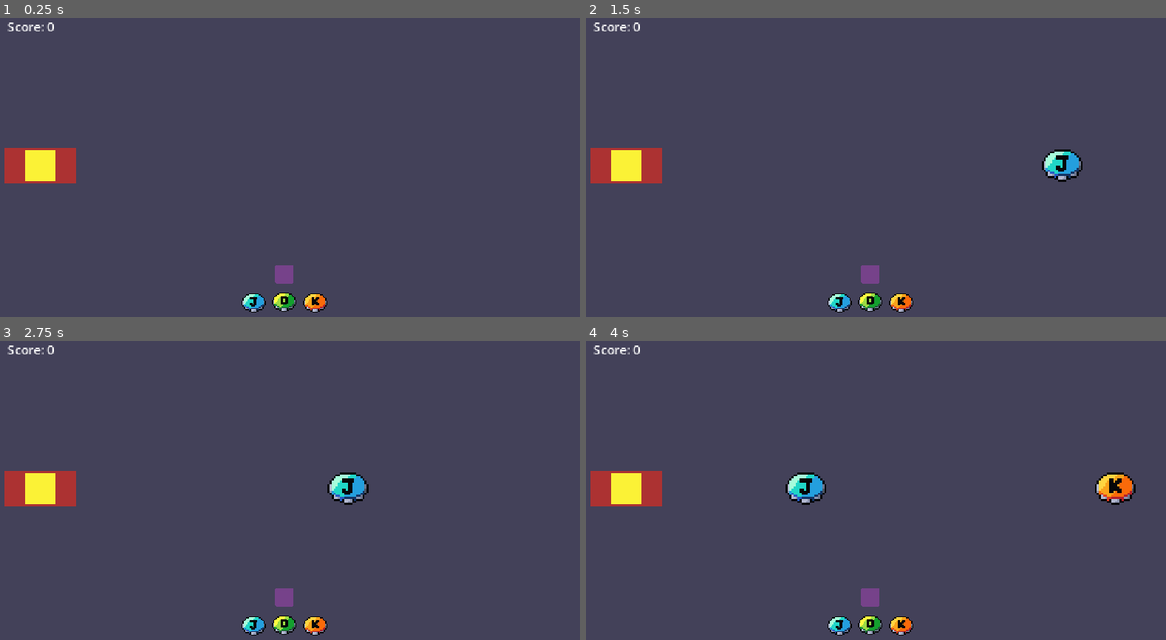
Above: before the commit, frames 1-4 (two rows, left to right).
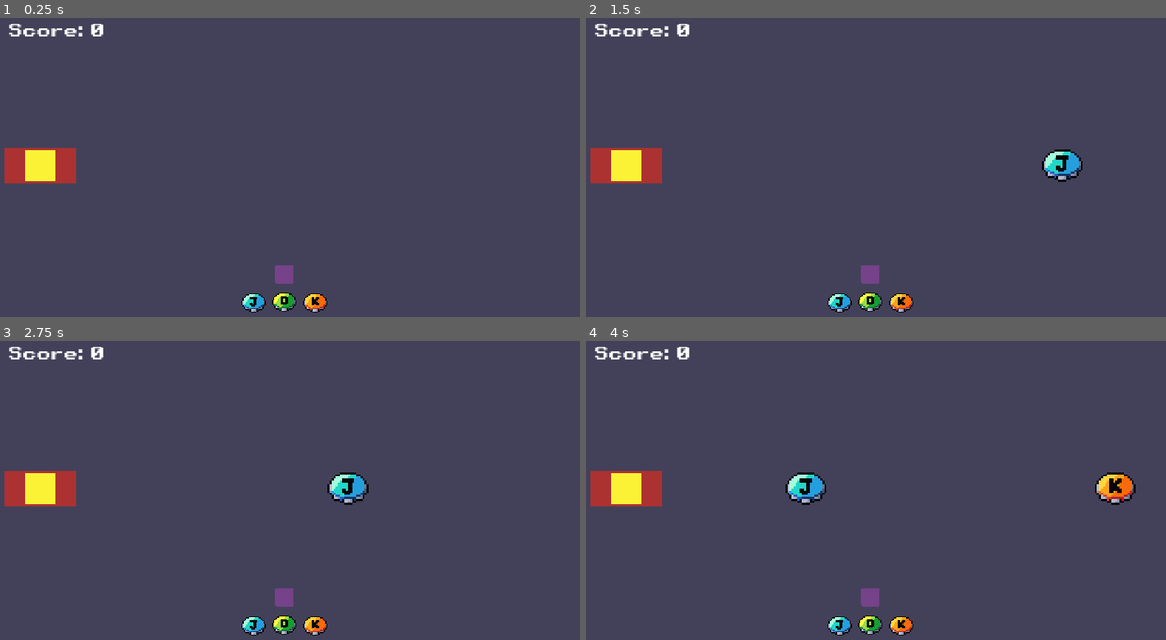
Above: after the commit, the same moments.

Repository: Yuri-amaralsantos/gameRitmo
Game: Godot game, scene res://Scenes/scene_test/scene_test.tscn
Two runs of this game, one before a commit and one after it. Both use one fixed random seed, a clock stepped at 60 frames per second and the inputs below.
Inputs:
- Up to frame 1 (0.25 s): no input
- Up to frame 2 (1.5 s): tap Space (Combo) at 0.6 s; tap D (KeyNote1) at 1.35 s
- Up to frame 3 (2.75 s): tap F (KeyNote2) at 2.1 s
- Up to frame 4 (4 s): tap J (KeyNote3) at 2.85 s; tap K (KeyNote4) at 3.6 s

The runs differ from the first frame. In frame 1, 0.4% of the frame differs, in the area x 1-18%, y 1-7%; in frame 2, 0.4%; in frame 3, 0.4%; in frame 4, 0.4%.

Commit message:
fonte dos pontos

Diff:
--- a/Scenes/score/score.tscn
+++ b/Scenes/score/score.tscn
@@ -1,6 +1,11 @@
-[gd_scene load_steps=2 format=3 uid="uid://bx4d6qgheb0w3"]
+[gd_scene load_steps=4 format=3 uid="uid://bx4d6qgheb0w3"]
 
 [ext_resource type="Script" path="res://Scenes/score/score.gd" id="1_dpg2g"]
+[ext_resource type="FontFile" uid="uid://c10ovase8076a" path="res://Assets/note_container/Retro Gaming.ttf" id="2_1s8gd"]
+
+[sub_resource type="LabelSettings" id="LabelSettings_slxl4"]
+font = ExtResource("2_1s8gd")
+font_size = 24
 
 [node name="Score" type="Control"]
 layout_mode = 3
@@ -22,9 +27,11 @@
 theme_override_constants/margin_bottom = 24
 
 [node name="Label" type="Label" parent="MarginContainer"]
+texture_filter = 1
 layout_mode = 2
 size_flags_horizontal = 0
 size_flags_vertical = 0
 text = "Score: [PlaceHolder]"
+label_settings = SubResource("LabelSettings_slxl4")
 horizontal_alignment = 1
 vertical_alignment = 1
Binary file added: Assets/note_container/Retro Gaming.ttf
Not shown, added: Assets/note_container/Retro Gaming.ttf.import
